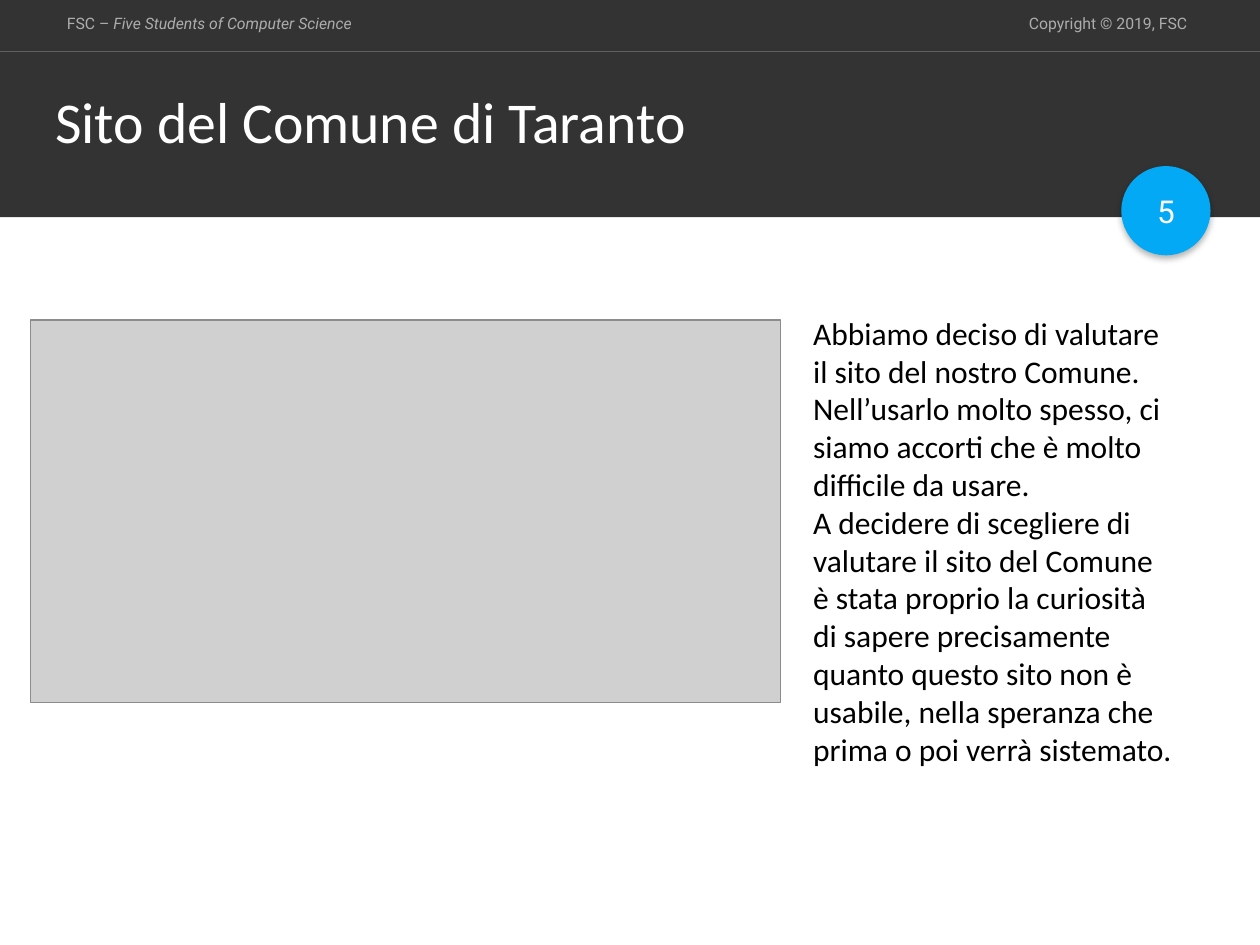
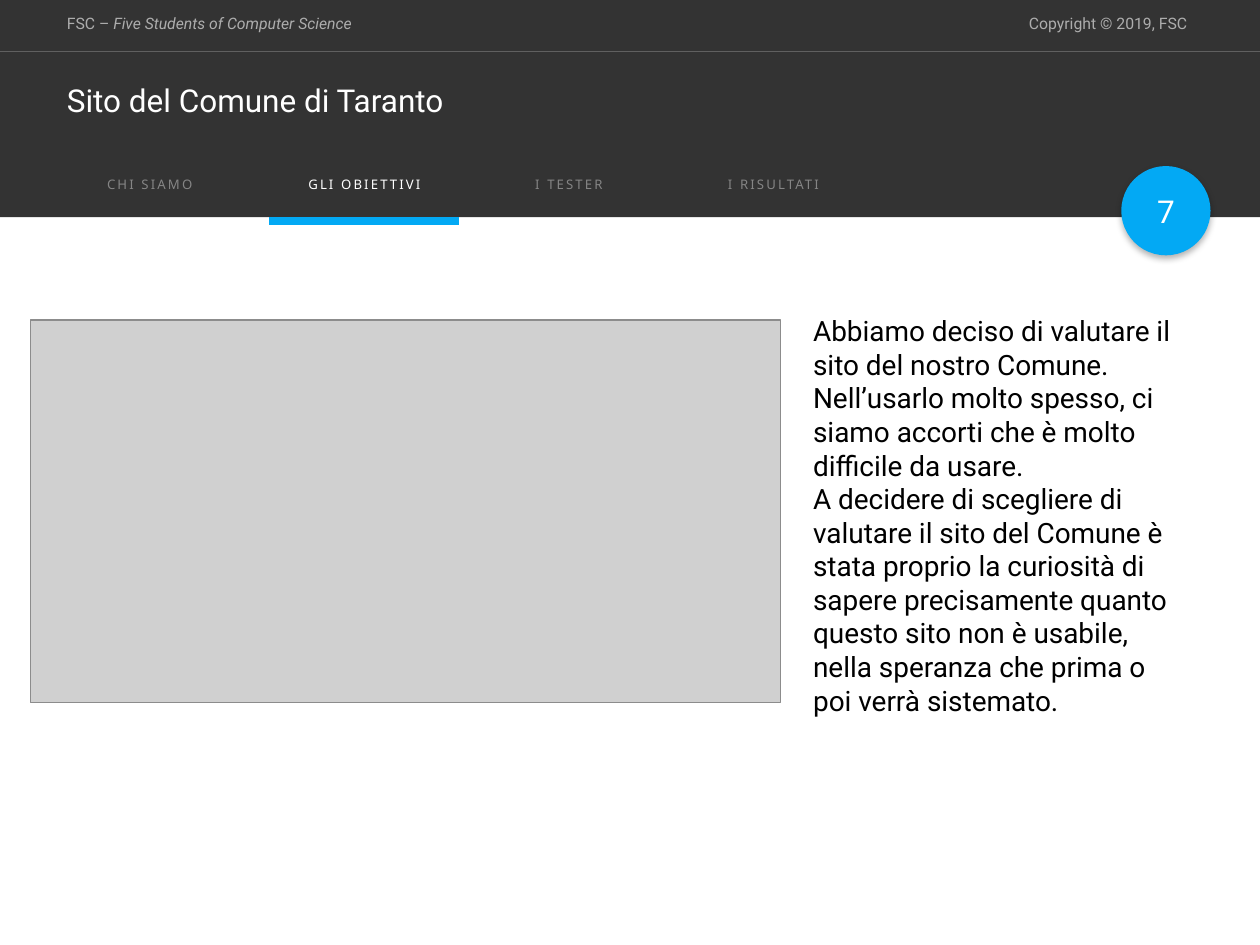
Before and after one commit to espositoandrea/ReportIUM, a slide deck: slide 7 of presentation/Presentazione IUM.pptx (slide 5 before the commit). Drawn at 1260x945 pixels with LibreOffice and Linux fonts; fonts in the diff are those of the drawing; grey boxes stand for pictures. Boxes give left, top, right and bottom in pixels: in the first picture for what was removed or moved away, otherwise in the second. Text is boxed around its words. In the diff, an @@ line names an element or a change of style, - is before the commit and + after.

```diff
--- a/presentation/Presentazione IUM.pptx
+++ b/presentation/Presentazione IUM.pptx
@@ title "Sito del Comune di Taranto": place and size @@
-title "Sito del Comune di Taranto" at <box>55,103,686,144</box>
+title "Sito del Comune di Taranto" at <box>67,88,444,113</box>
@@ title "Sito del Comune di Taranto" at <box>67,88,444,113</box>: size 33 to 18 pt, font Calibri to Roboto @@
@@ text added at <box>308,179,420,189</box>, 7.5 pt, text #FFFFFF @@
+GLI OBIETTIVI
@@ text added at <box>107,180,192,189</box>, 7.5 pt, text #858585 @@
+CHI SIAMO
@@ text added at <box>535,180,602,189</box>, 7.5 pt, text #858585 @@
+I TESTER
@@ text added at <box>728,180,732,189</box>, 7.5 pt, text #858585 @@
+I RISULTATI
@@ page number at <box>1157,200,1175,223</box>: text changed @@
-5
+7
@@ line added from (268, 220) to (460, 220), #03A9F4 4.5 pt @@
@@ text "Abbiamo deciso di valutare il ..." at <box>813,320,1170,717</box>: size 18 to 16 pt, font Calibri to Roboto @@
```
Also in this commit, not shown: 11 other slides changed, 2 other files.
